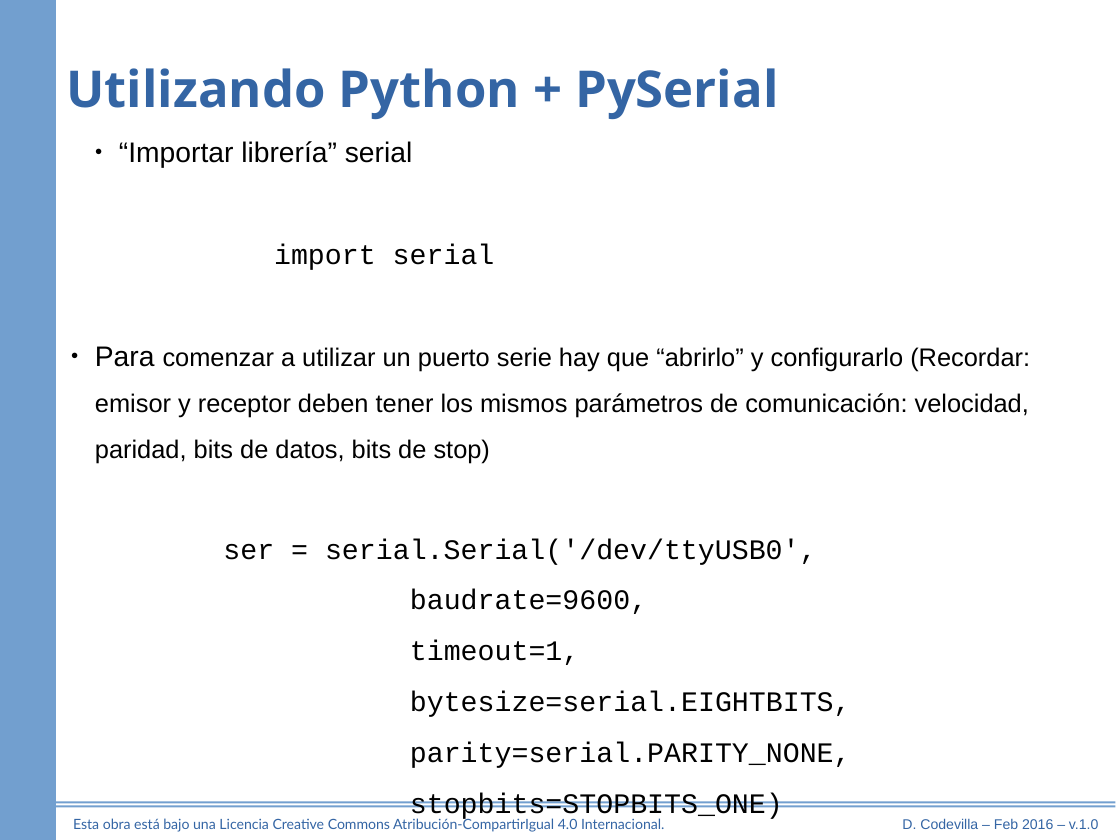
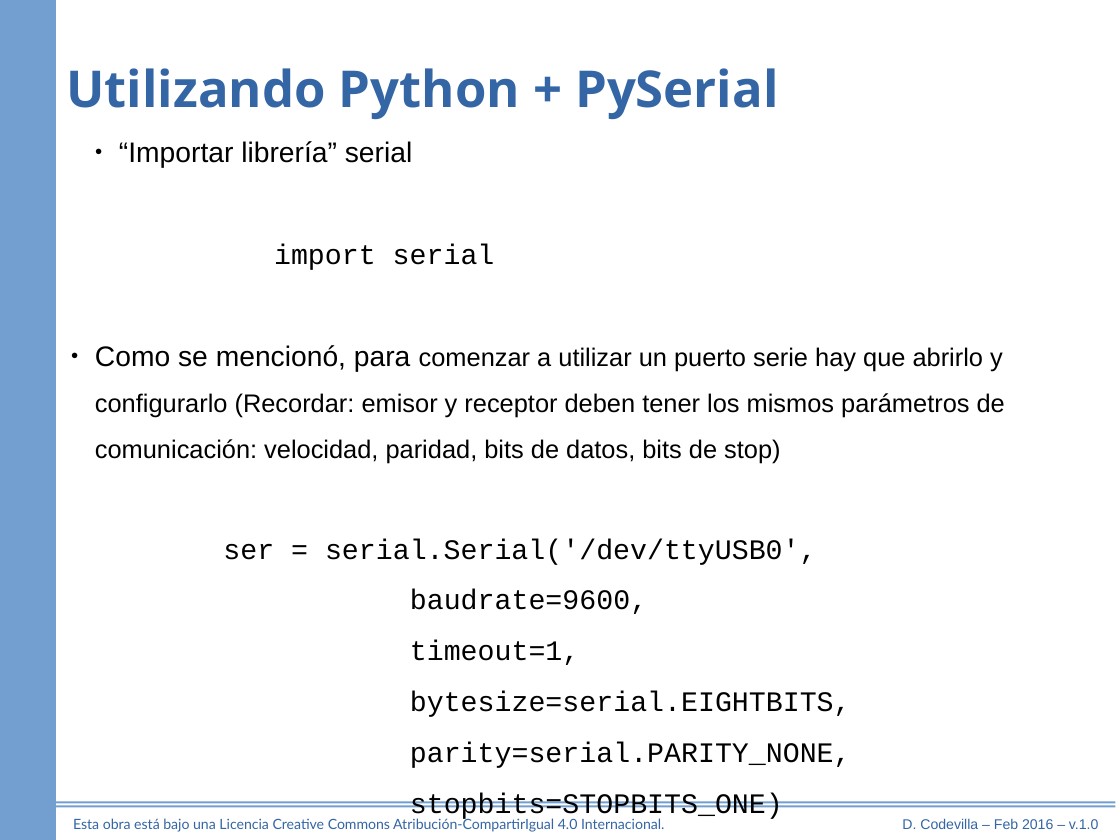
Before and after one commit to diegocode/serie, a slide deck: slide 26 of referencia/puerto_serie.odp (slide 22 before the commit). Drawn at 1120x840 pixels with LibreOffice and Linux fonts; fonts in the diff are those of the drawing. Boxes give left, top, right and bottom in pixels: in the first picture for what was removed or moved away, otherwise in the second. Text is boxed around its words. In the diff, an @@ line names an element or a change of style, - is before the commit and + after.

```diff
--- a/referencia/puerto_serie.odp
+++ b/referencia/puerto_serie.odp
@@ text at box(95, 345, 1005, 463): text changed @@
-● Para comenzar a utilizar un puerto serie hay que “abrirlo” y configurarlo (Recordar: emisor y receptor deben tener los mismos parámetros de comunicación: velocidad, paridad, bits de datos, bits de stop)
+● Como se mencionó, para comenzar a utilizar un puerto serie hay que abrirlo y configurarlo (Recordar: emisor y receptor deben tener los mismos parámetros de comunicación: velocidad, paridad, bits de datos, bits de stop)
```
Also in this commit, not shown: 7 other slides changed, 5 slides added, 1 slide removed, 28 other files.
